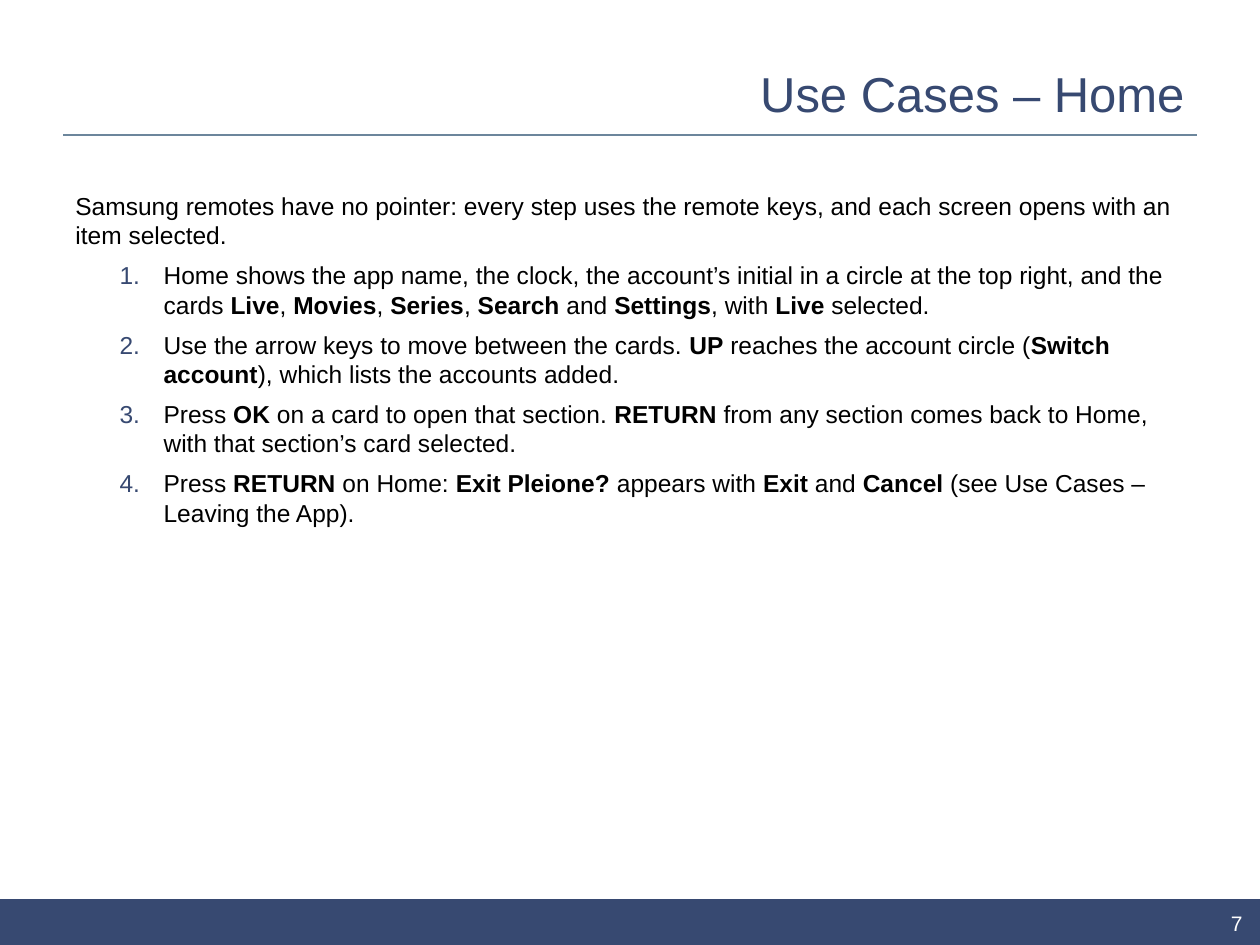
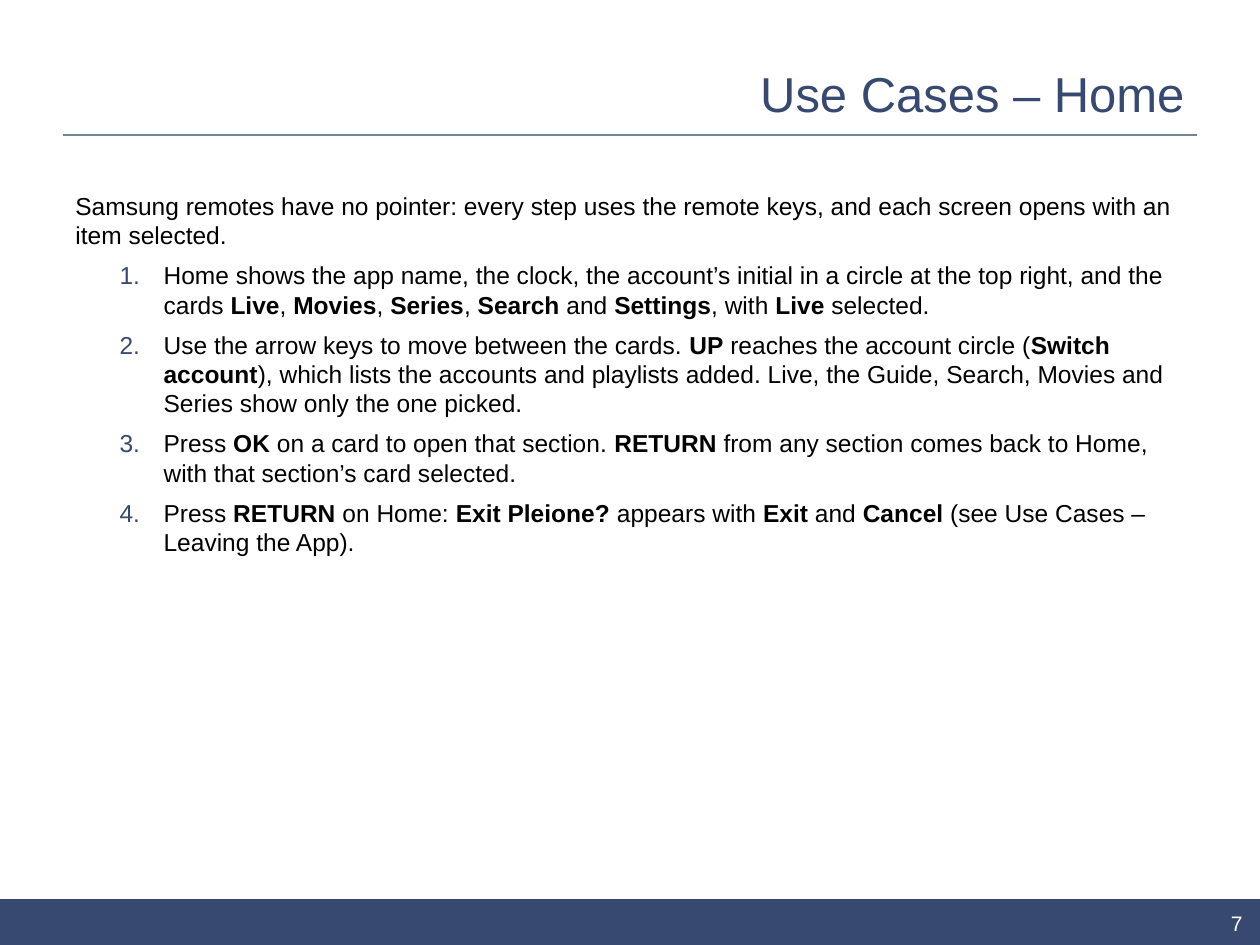
Before and after one commit to ahmedsaed/pleione, a slide deck: slide 7 of store/samsung/ui-description.pptx. Drawn at 1260x945 pixels with LibreOffice and Linux fonts; fonts in the diff are those of the drawing; background and template pictures are left out. Boxes give left, top, right and bottom in pixels: in the first picture for what was removed or moved away, otherwise in the second. Text is boxed around its words. In the diff, an @@ line names an element or a change of style, - is before the commit and + after.

```diff
--- a/store/samsung/ui-description.pptx
+++ b/store/samsung/ui-description.pptx
@@ text at box(164, 336, 1163, 417): text changed @@
-  2. Use the arrow keys to move between the cards. UP reaches the account circle (Switch account), which lists the accounts added.
+  2. Use the arrow keys to move between the cards. UP reaches the account circle (Switch account), which lists the accounts and playlists added. Live, the Guide, Search, Movies and Series show only the one picked.
```
Also in this commit, not shown: 10 other slides changed, 24 other files.
